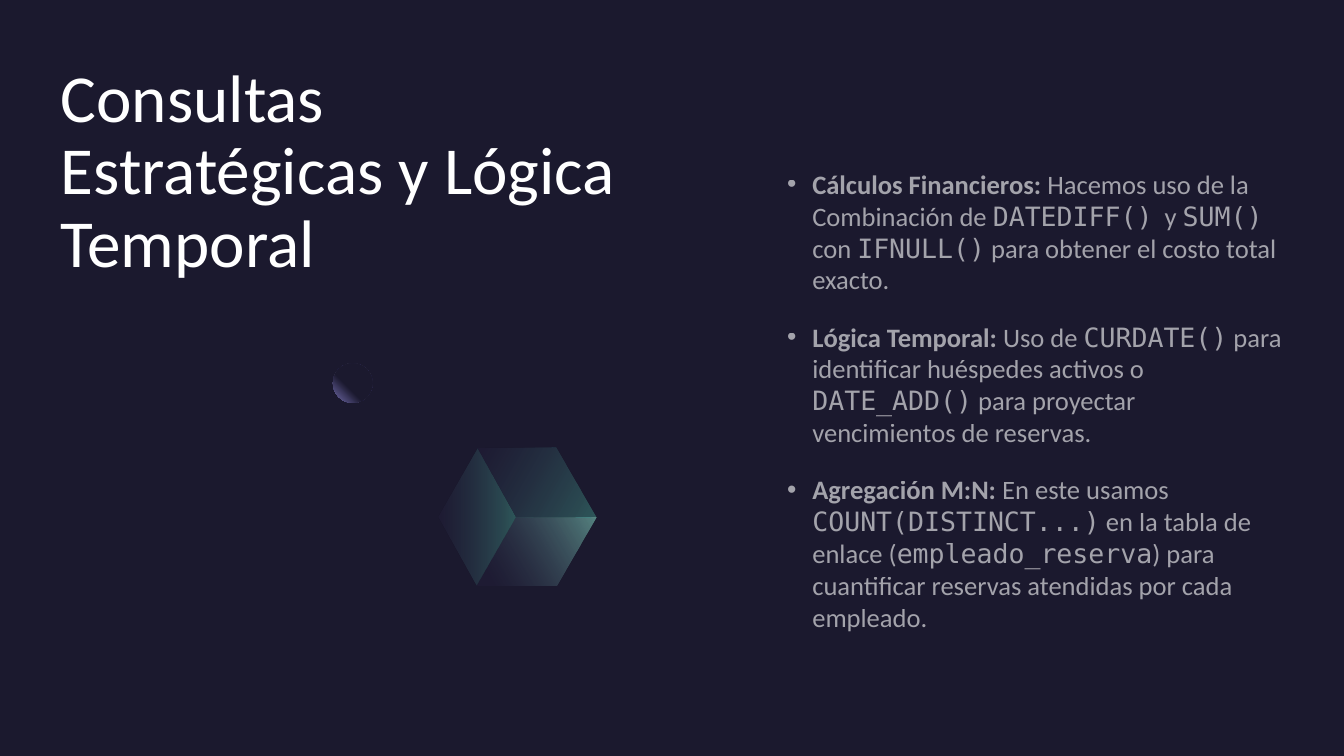
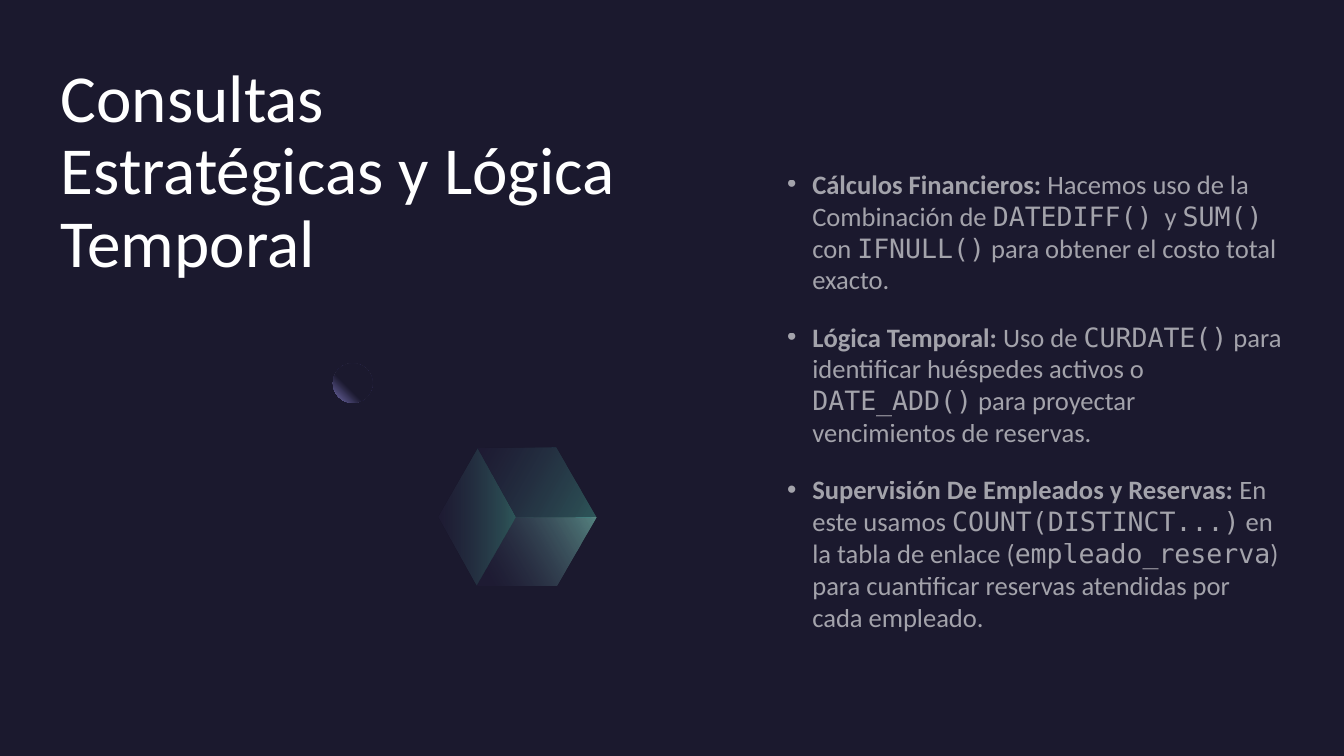
Before and after one commit to Crove7/BaseDeDatos, a slide deck: slide 7 of Documentacion/Presentacion.pptx (slide 6 before the commit). Drawn at 1344x756 pixels with LibreOffice and Linux fonts; fonts in the diff are those of the drawing. Boxes give left, top, right and bottom in pixels: in the first picture for what was removed or moved away, otherwise in the second. Text is boxed around its words. In the diff, an @@ line names an element or a change of style, - is before the commit and + after.

```diff
--- a/Documentacion/Presentacion.pptx
+++ b/Documentacion/Presentacion.pptx
@@ text at (812,481,1279,631): text changed @@
-• Agregación M:N: En este usamos COUNT(DISTINCT...) en la tabla de enlace (empleado_reserva) para cuantificar reservas atendidas por cada empleado.
+• Supervisión De Empleados y Reservas: En este usamos COUNT(DISTINCT...) en la tabla de enlace (empleado_reserva) para cuantificar reservas atendidas por cada empleado.
```
Also in this commit, not shown: 4 other slides changed, 2 slides added.
